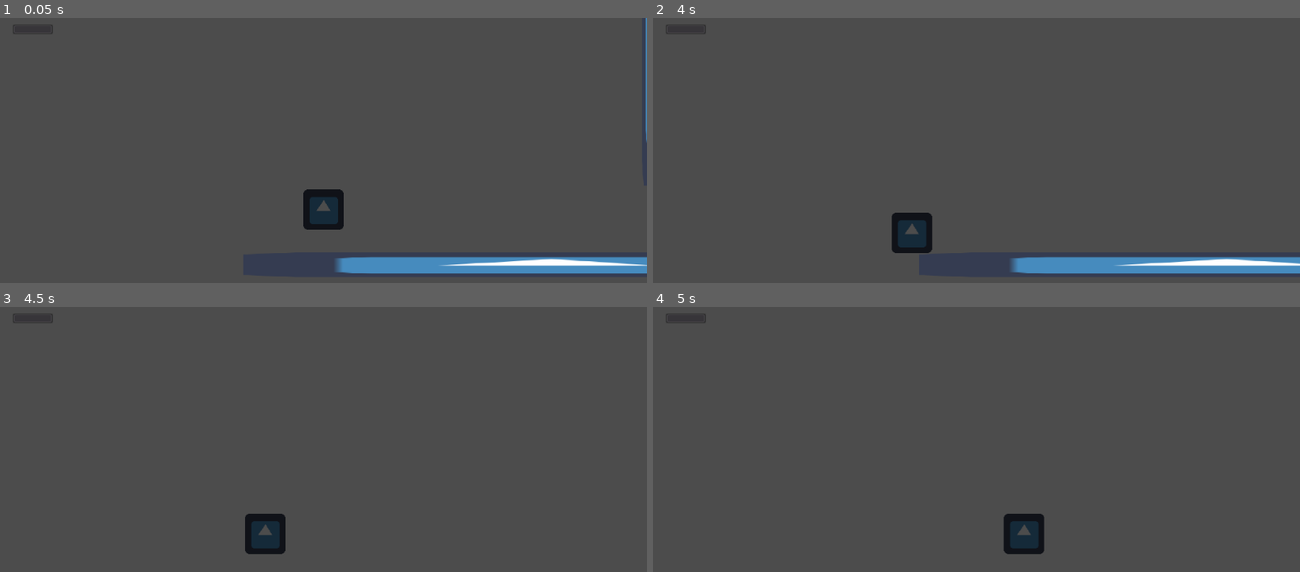
Above: before the commit, frames 1-4 (two rows, left to right).
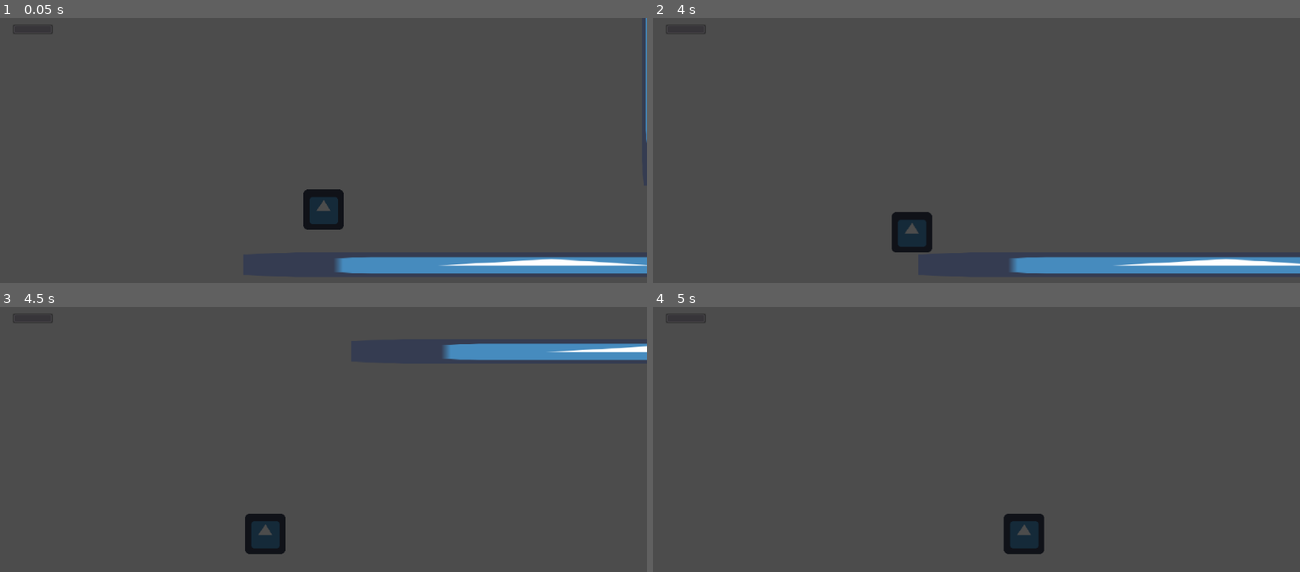
Above: after the commit, the same moments.

Repository: uspgamedev/welcome-to-your-mind
Game: Godot game, scene res://Stages/Depression/Sections/TriggerGoodChallenges/Intermediate.tscn
Two runs of this game, one before a commit and one after it. Both use one fixed random seed, a clock stepped at 60 frames per second and the inputs below. This scene is started directly instead of the project's main scene. The engine's default icon, where the game draws it, is replaced by a stand-in: a white triangle on a blue panel in a dark square.
Inputs:
- Up to frame 1 (0.05 s): no input
- Up to frame 2 (4 s): tap Enter at 0.5 s; hold Right (ui_right) 0.53-2.03 s; tap Up (ui_up) at 0.77, 1.52, 3.02, 3.77 s; hold Left (ui_left) from 2.03 s (still down)
- Up to frame 3 (4.5 s): release Left (ui_left) at 4.28 s; hold Right (ui_right) from 4.28 s (still down)
- Up to frame 4 (5 s): keep holding Right (ui_right); tap Up (ui_up) at 4.52 s

Frame 1 is identical in both runs. In frame 2, less than 0.1% of the frame differs, in the area x 37-44%, y 73-89%; in frame 3, 2.0%, in the area x 68-100%, y 13-21%; in frame 4, nothing differs.

Commit message:
Fixed fall speed bug
Player's fall speed would not reset on touching floor

Diff:
--- a/Player/Player.gd
+++ b/Player/Player.gd
@@ -48,6 +48,8 @@
 	if is_on_floor():
 		vel = vel.linear_interpolate(direction * MAX_SPD, ACCEL * delta)
 		vel.y = 0
+		if not $JumpCooldown.time_left > 0.0:
+			velocity.y = 0
 	else:
 		vel = vel.linear_interpolate(direction * MAX_SPD, AIR_ACCEL * delta)
 		vel.y += delta * GRAV
